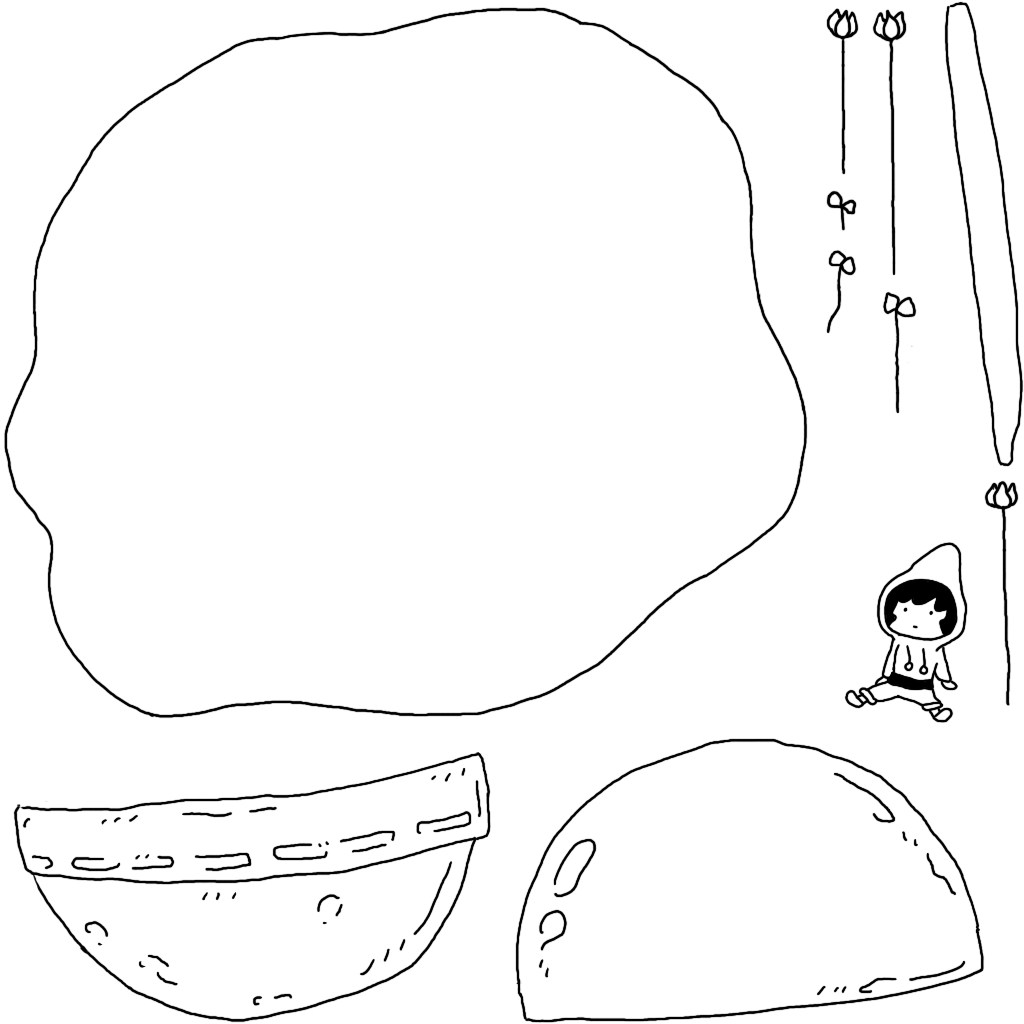
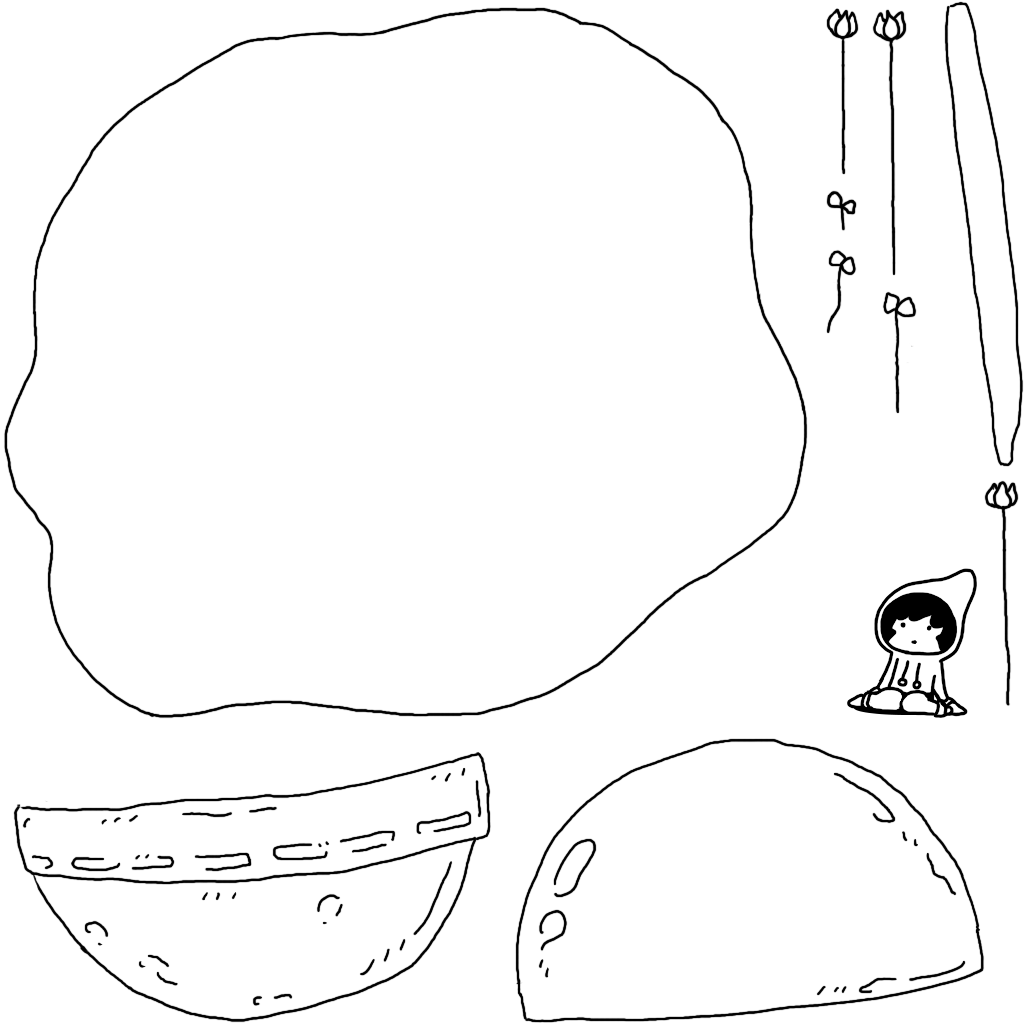
Before/after of a 1024 × 1024 layered artwork. What changed in the layer stack:
added group "お座り" with 5 layers in group "カプセル" over left=847, top=568, right=977, bottom=718
added layer "レイヤー 55" in group "お座り" over left=870, top=696, right=884, bottom=709
added layer "レイヤー 53" (1st of 4, in "カプセル" › "お座り") in group "お座り" over left=847, top=568, right=977, bottom=718
added layer "レイヤー 53" (2nd of 4, in "カプセル" › "お座り") in group "お座り" over left=847, top=568, right=977, bottom=718
added layer "レイヤー 53" (3rd of 4, in "カプセル" › "お座り") in group "お座り" over left=847, top=568, right=977, bottom=718
added layer "レイヤー 53" (4th of 4, in "カプセル" › "お座り") in group "お座り" over left=847, top=568, right=977, bottom=718
added layer "楕円形 1" in group "カプセル" over left=854, top=701, right=958, bottom=715
hid "キャラ" over left=844, top=541, right=968, bottom=723
